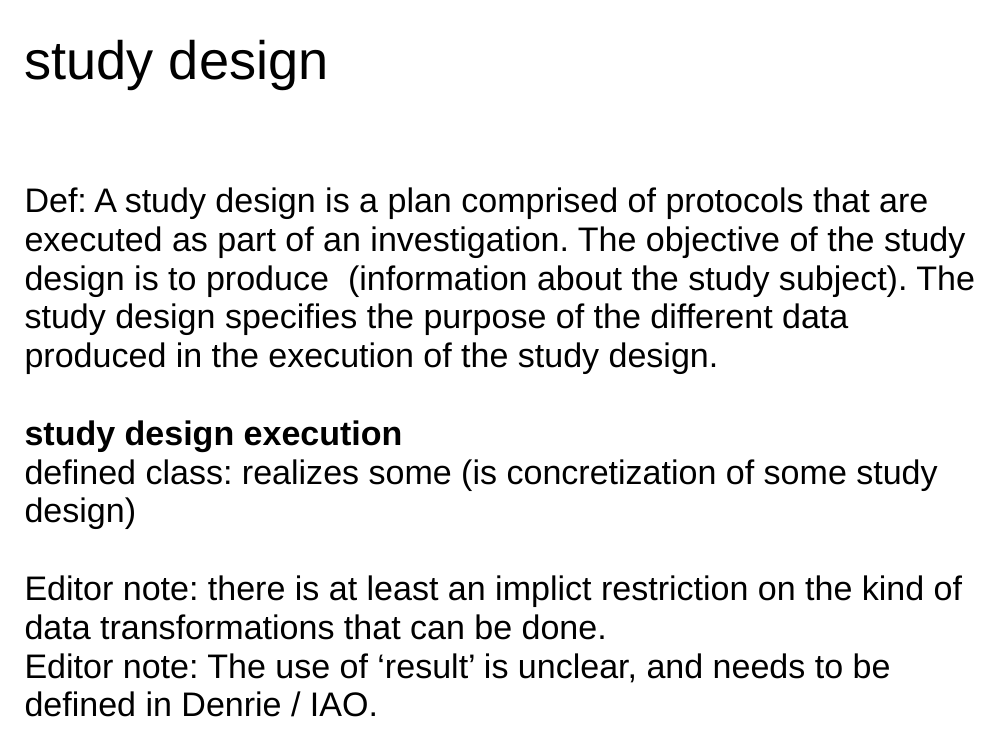
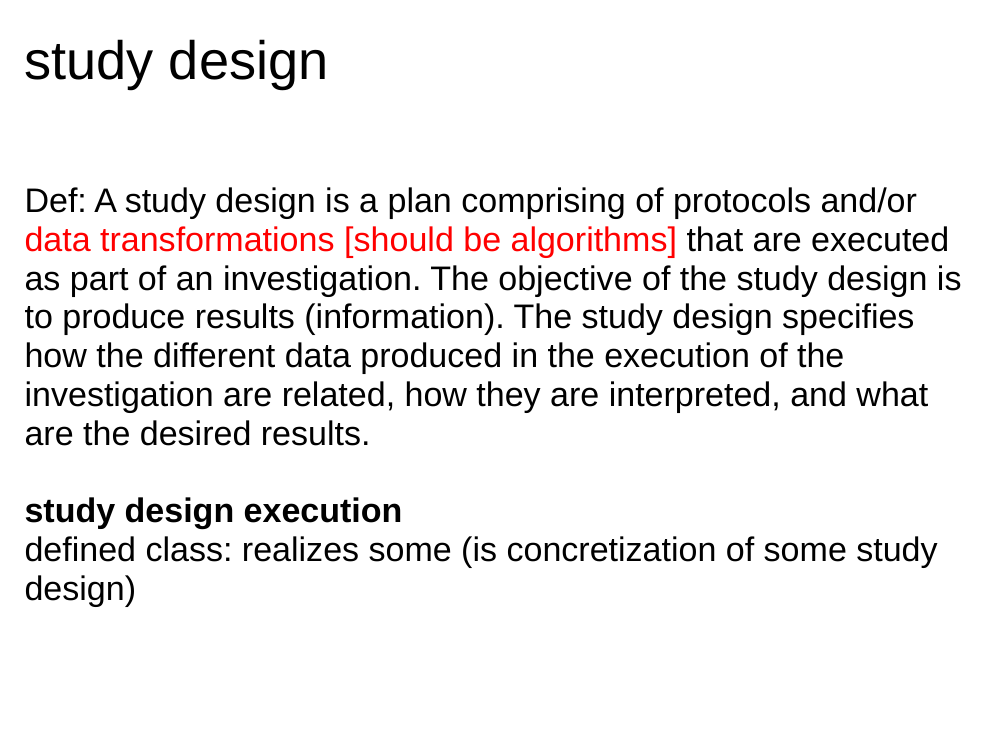
Before and after one commit to obi-ontology/obi-legacy-svn, a slide deck: slide 6 of trunk/docs/developer/PlanAndPlannedProcessDocs/Plans_and_Planned_Processes.ppt. Drawn at 1008x756 pixels with LibreOffice and Linux fonts; fonts in the diff are those of the drawing. Boxes give left, top, right and bottom in pixels: in the first picture for what was removed or moved away, otherwise in the second. Text is boxed around its words. In the diff, an @@ line names an element or a change of style, - is before the commit and + after.

Commit message:
reverted to revision 1444 to get rid of accidental previous commit (my new power point version touches all older files it opens, and marks them as 'modified' even if they are untouched)

```diff
--- a/trunk/docs/developer/PlanAndPlannedProcessDocs/Plans_and_Planned_Processes.ppt
+++ b/trunk/docs/developer/PlanAndPlannedProcessDocs/Plans_and_Planned_Processes.ppt
@@ text at [25,187,962,446]: text changed @@
-Def: A study design is a plan comprised of protocols that are executed as part of an investigation. The objective of the study design is to produce (information about the study subject). The study design specifies the purpose of the different data produced in the execution of the study design.
+Def: A study design is a plan comprising of protocols and/or data transformations [should be algorithms] that are executed as part of an investigation. The objective of the study design is to produce results (information). The study design specifies how the different data produced in the execution of the investigation are related, how they are interpreted, and what are the desired results.
@@ text at [25,575,962,717]: paragraphs removed @@
-Editor note: there is at least an implict restriction on the kind of data transformations that can be done.
-Editor note: The use of ‘result’ is unclear, and needs to be defined in Denrie / IAO.
```
Also in this commit, not shown: 10 other slides changed.
